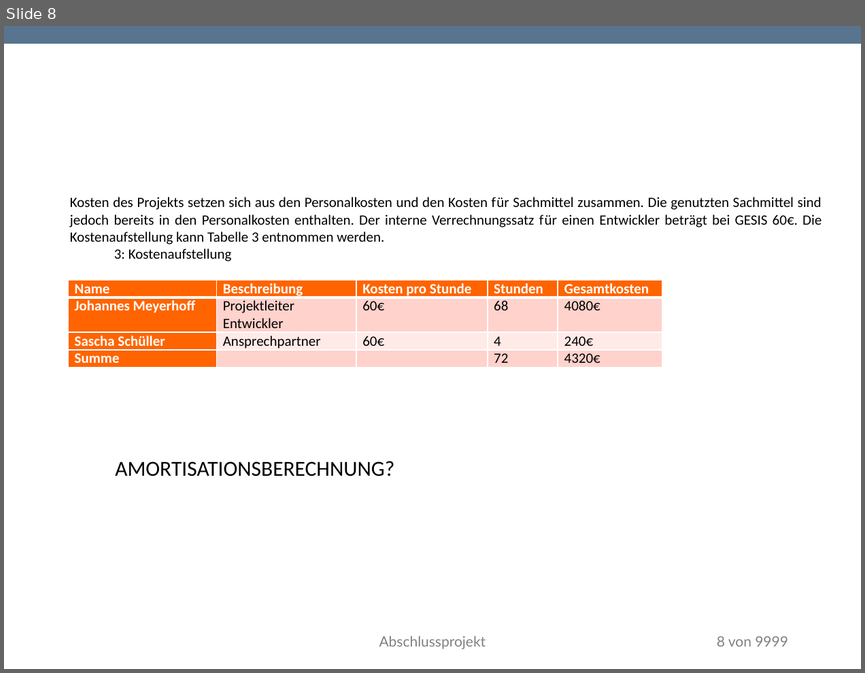
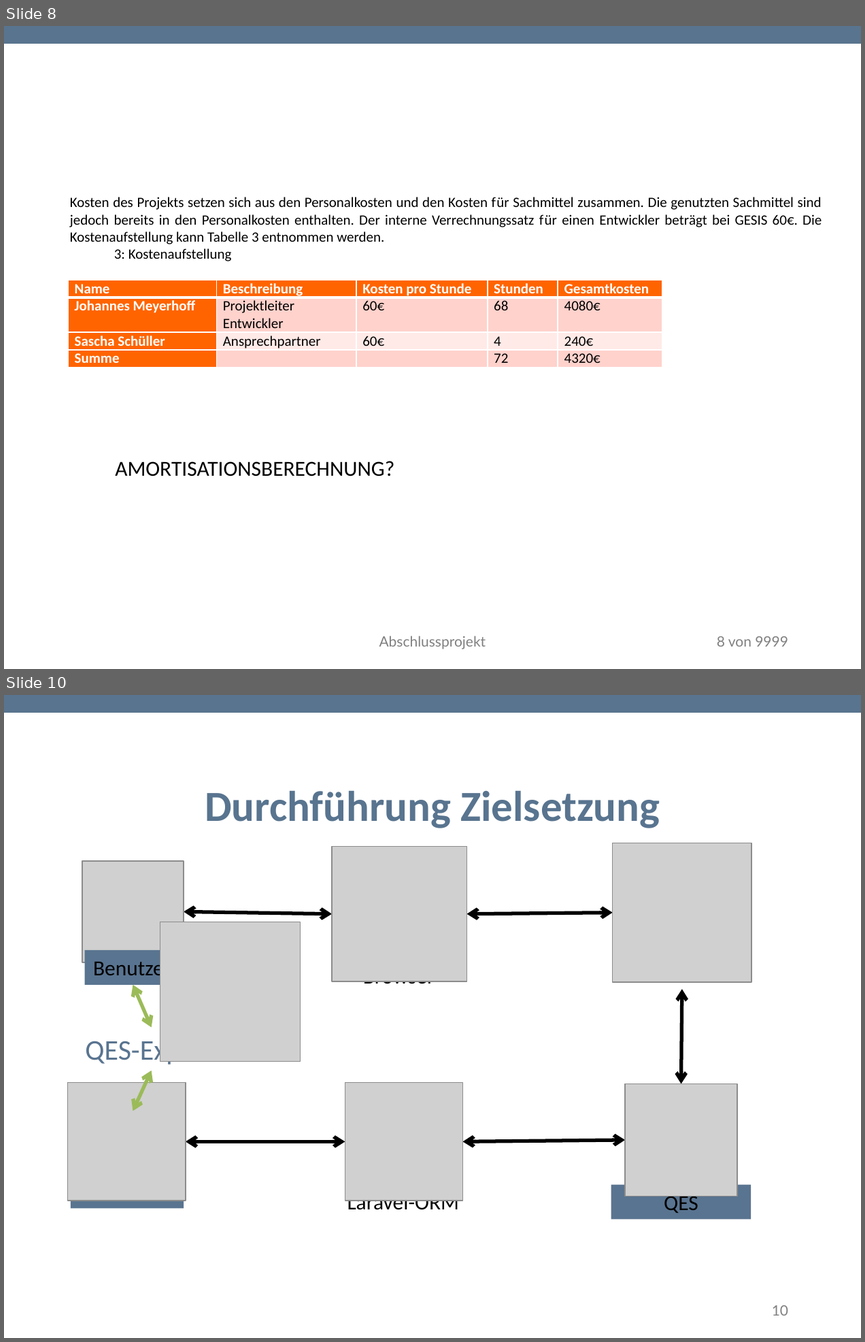
Before and after one commit to TwoHorus/dbExelExportLaravel, a slide deck: DOC/Fachgespraech.pptx. Shown one above the other, each under a label of ours: slide 8 before the commit, slides 8 and 10 after it; the slides between them are not shown. The pictures are 865x673 and 865x1342 pixels, drawn with LibreOffice and Linux fonts; fonts in the diff are those of the drawing; grey boxes stand for pictures; background and template pictures are left out. Boxes give left, top, right and bottom in pixels: in the first picture for what was removed or moved away, otherwise in the second. Text is boxed around its words. In the diff, an @@ line names an element or a change of style, - is before the commit and + after.

```diff
--- a/DOC/Fachgespraech.pptx
+++ b/DOC/Fachgespraech.pptx
@@ slide 10 added at [4,695,861,1338], background #FFFFFF; not listed: 1 template element that a slide beside it also shows @@
@@ title added at [205,791,660,828], 36 pt, text #58748F, bold @@
+Durchführung Zielsetzung
@@ picture added at [332,847,468,982] @@
@@ picture added at [613,843,751,982] @@
@@ picture added at [82,861,183,962] @@
@@ double arrow added from (184, 912) to (332, 913), #000000 3 pt @@
@@ double arrow added from (466, 913) to (613, 913), #000000 3 pt @@
@@ picture added at [160,922,300,1062] @@
@@ rectangle added at [84,950,181,985], fill #597490, 18 pt, text #000000 @@
+Benutzer
@@ double arrow added from (133, 985) to (152, 1028), #9BBB59 3 pt @@
@@ text added at [363,981,434,989], 18 pt, text #000000 @@
+Browser
@@ text added at [647,981,717,985], 18 pt, text #000000 @@
+Intranet
@@ double arrow added from (681, 1084) to (682, 989), #000000 3 pt @@
@@ text added at [85,1036,215,1064], 24 pt, text #597490 @@
+QES-Export
@@ double arrow added from (152, 1070) to (133, 1110), #9BBB59 3 pt @@
@@ picture added at [67,1083,185,1200] @@
@@ picture added at [345,1083,462,1200] @@
@@ picture added at [626,1084,738,1196] @@
@@ double arrow added from (186, 1141) to (345, 1141), #000000 3 pt @@
@@ double arrow added from (462, 1141) to (626, 1140), #000000 3 pt @@
@@ rectangle added at [71,1173,184,1207], fill #597490, 18 pt, text #000000 @@
+Datenbank
@@ rectangle added at [611,1184,751,1219], fill #597490, 18 pt, text #000000 @@
+QES
@@ text added at [347,1200,459,1215], 18 pt, text #000000 @@
+Laravel-ORM
@@ page number added at [772,1305,788,1315], 12 pt, text #808080 @@
+10
```
Also in this commit, not shown: 4 slides changed, 6 other slides added, 1 slide removed.
